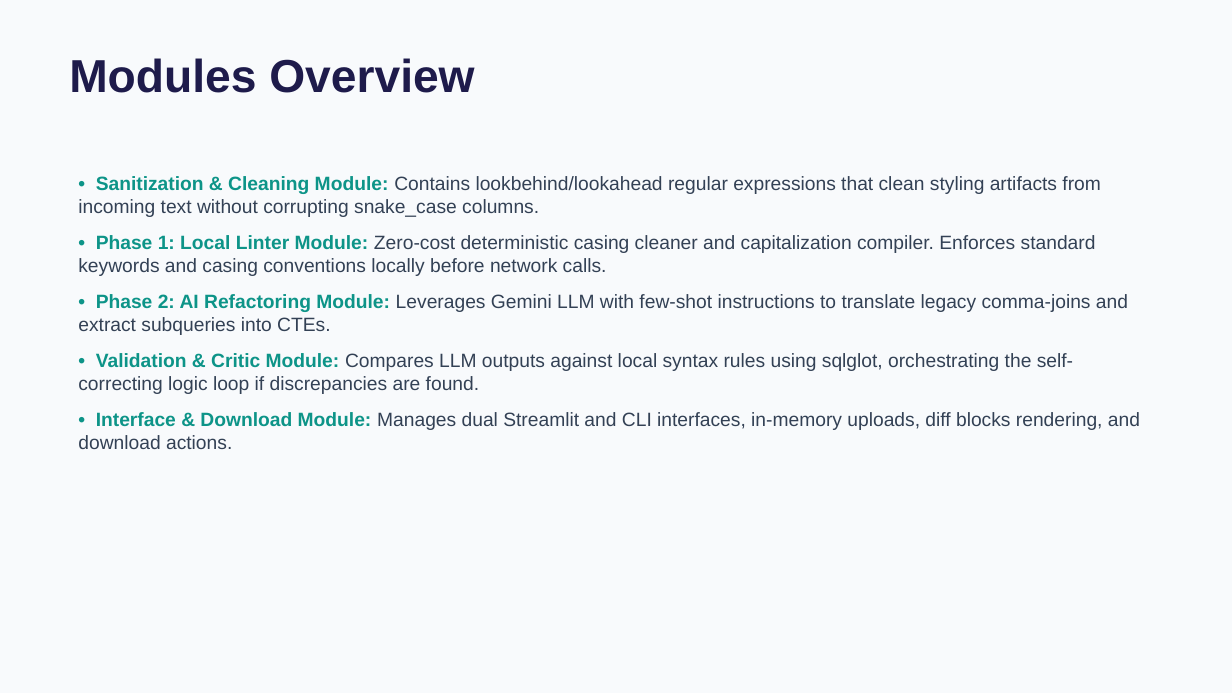
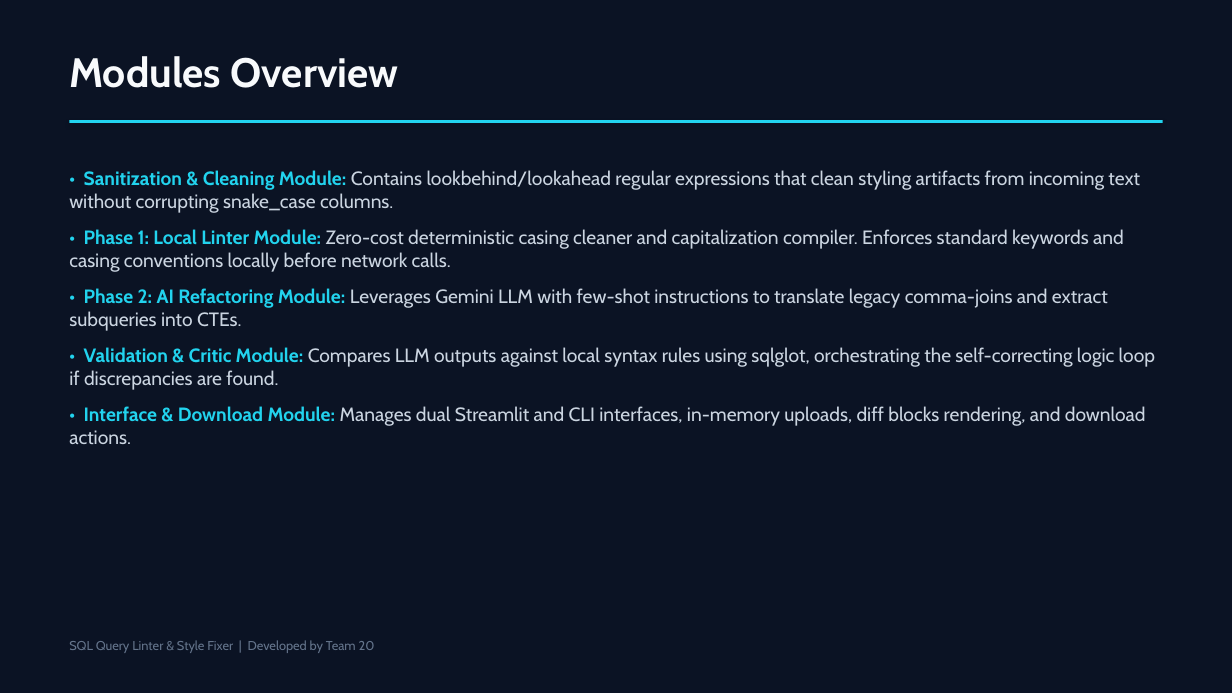
Before and after one commit to bharathpyla/sql-query-linter-style-fixer, a slide deck: slide 6 of Presentation.pptx. Drawn at 1232x693 pixels with LibreOffice and Linux fonts; fonts in the diff are those of the drawing. Boxes give left, top, right and bottom in pixels: in the first picture for what was removed or moved away, otherwise in the second. Text is boxed around its words. In the diff, an @@ line names an element or a change of style, - is before the commit and + after.

Commit message:
Update presentation Presentation.pptx with modern dark cyber theme

```diff
--- a/Presentation.pptx
+++ b/Presentation.pptx
@@ background #F8FAFC to #0B1324 @@
@@ text "Modules Overview" at [69,56,399,88]: size 36 to 32 pt, font Arial to Cabin, text colour #1E1B4B to #F8FAFC @@
@@ rectangle added at [69,120,1163,123], fill #22D3EE @@
@@ text "• Sanitization & Cleaning Module: ..." at [69,170,1155,444]: font Arial to Cabin; text colour #0D9488 to #22D3EE in "• Sanitization & Cleaning Module:", "• Phase 1: Local Linter Module:", "• Phase 2: AI Refactoring Module:", "• Validation & Critic Module:" and 1 more places; text colour #334155 to #CBD5E1 in "Contains lookbehind/lookahead regular expressions that clean ...", "Zero-cost deterministic casing cleaner and capitalization co ...", "Leverages Gemini LLM with few-shot instructions to ...", "Compares LLM outputs against local syntax rules ..." and 1 more places @@
@@ text added at [69,640,375,653], 10 pt, text #64748B @@
+SQL Query Linter & Style Fixer | Developed by Team 20
```
Also in this commit, not shown: 7 other slides changed.
